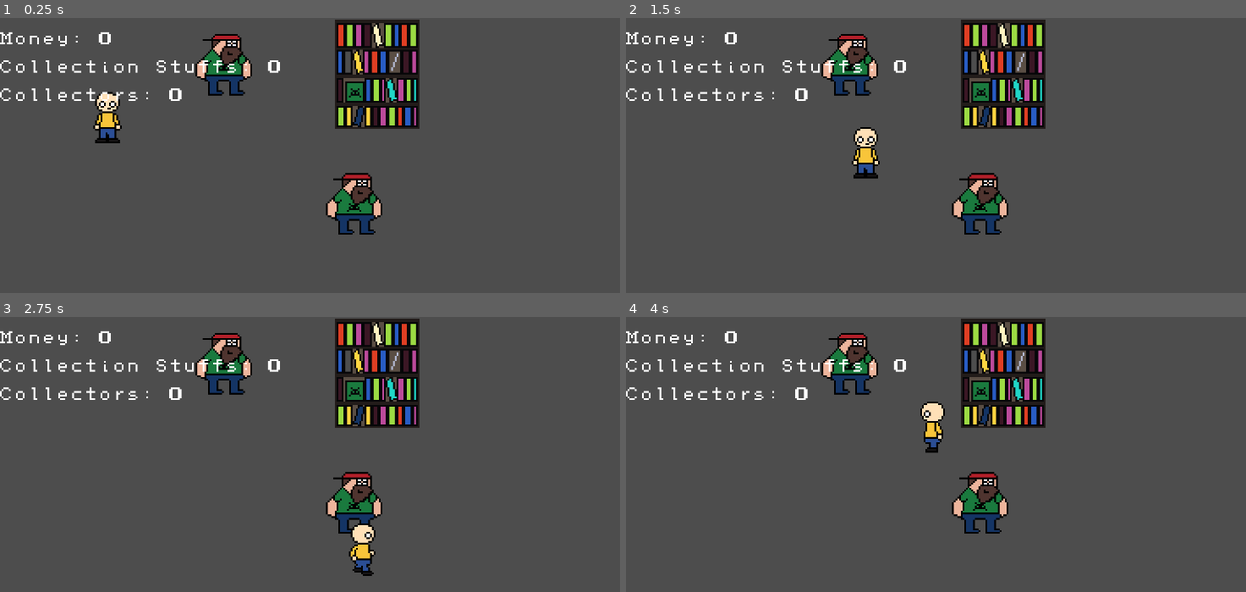
Above: before the commit, frames 1-4 (two rows, left to right).
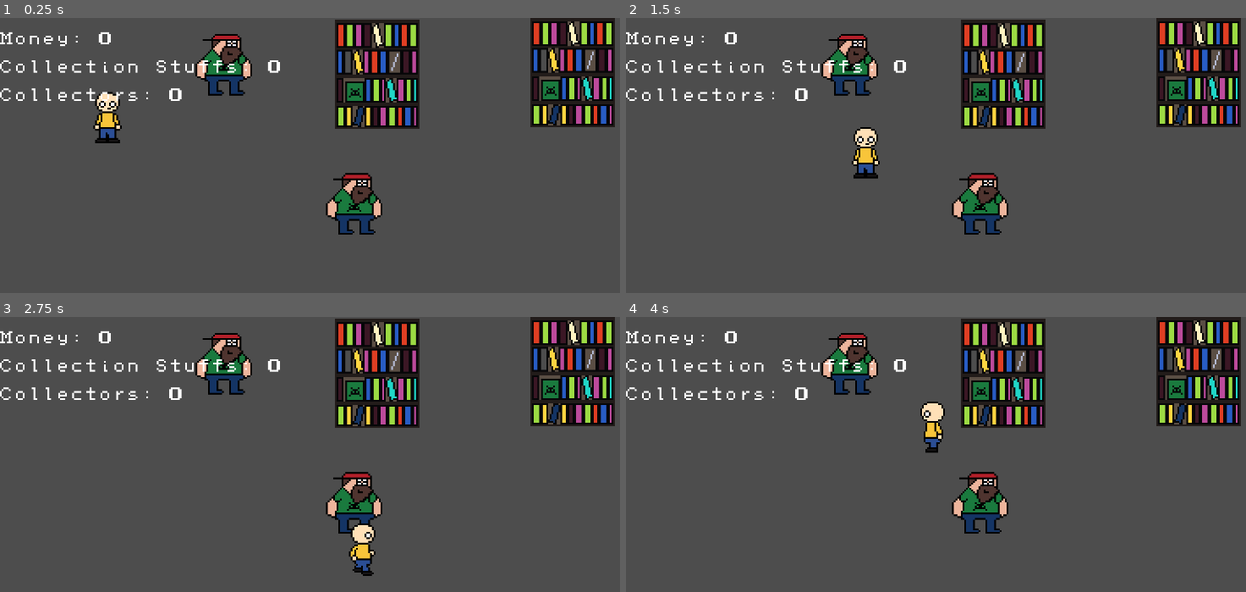
Above: after the commit, the same moments.

Repository: memoloop/ld58
Game: Godot game, scene res://scenes/game/game.tscn
Two runs of this game, one before a commit and one after it. Both use one fixed random seed, a clock stepped at 60 frames per second and the inputs below.
Inputs:
- Up to frame 1 (0.25 s): no input
- Up to frame 2 (1.5 s): tap Enter at 0.5 s; hold D (walk_right) 0.53-1.28 s; hold Space (interact) 0.53-1.28 s; hold S (walk_down) from 1.28 s (still down); tap Space (interact) at 1.35 s
- Up to frame 3 (2.75 s): release S (walk_down) at 2.03 s; hold D (walk_right) from 2.03 s (still down); hold Space (interact) from 2.03 s (still down)
- Up to frame 4 (4 s): release D (walk_right) at 2.78 s; release Space (interact) at 2.78 s; hold W (walk_up) 2.78-3.53 s; tap Space (interact) at 2.85 s; hold A (walk_left) from 3.53 s (still down); hold Space (interact) from 3.53 s (still down)

The runs differ from the first frame. In frame 1, 5.0% of the frame differs, in the area x 85-100%, y 0-40%; in frame 2, 5.0%; in frame 3, 5.0%; in frame 4, 5.0%.

Commit message:
Now the enlisted collectors can take stuffs on shelves

Diff:
--- a/scenes/characters/collector/collector.gd
+++ b/scenes/characters/collector/collector.gd
@@ -4,7 +4,12 @@
 var is_enlisted: bool = false
 var direction: Vector2 = Vector2.ZERO
 var speed: float = 80.0
+var gripping_speed: float = 10.0
+var can_grip: bool = false
 var player_position: Vector2 = Vector2.ZERO
+var shelf_position: Vector2 = Vector2.ZERO
+var target_shelf: Shelf = null
+var target: String = "nothing" # Can be "player" or "shelf"
 @export var money: int = 10
 
 @onready var animated_sprite: AnimatedSprite2D = $AnimatedSprite2D
@@ -16,15 +21,36 @@
         direction = Vector2.ZERO
 
     # Animation
-    animated_sprite.flip_h = direction.x < 0
+    if target == "player": animated_sprite.flip_h = direction.x < 0
     if direction.x != 0: animated_sprite.play("walk")
     else: animated_sprite.play("idle")
 
 func process_when_enlisted():
     # Follow the player by his direction
-    direction = (player_position - position).normalized()
+    if target == "player":
+        direction = (player_position - position).normalized()
+    elif target == "shelf":
+        direction = (shelf_position - position).normalized()
+
+    # Grip stuffs on shelf
+    if can_grip:
+        target_shelf.progress -= gripping_speed
+        if target_shelf.progress <= 0.0:
+            target = "player"
 
     # Apply velocity
     velocity.x = direction.x * speed
     velocity.y = direction.y * speed
     move_and_slide()
+
+func _on_shelf_research_area_body_entered(body: Node2D):
+    if is_enlisted and body is Shelf and target != "shelf":
+        if not body.is_empty:
+            target = "shelf"
+            shelf_position = body.global_position
+
+func _on_shelf_gripping_area_body_entered(body: Node2D):
+    if is_enlisted and target == "shelf" and body is Shelf:
+        if not body.is_empty:
+            target_shelf = body
+            can_grip = true
--- a/scenes/characters/collector/collector.tscn
+++ b/scenes/characters/collector/collector.tscn
@@ -53,6 +53,12 @@
 
 [sub_resource type="CircleShape2D" id="CircleShape2D_m6o3a"]
 
+[sub_resource type="CircleShape2D" id="CircleShape2D_6gguv"]
+radius = 59.0085
+
+[sub_resource type="CircleShape2D" id="CircleShape2D_13dae"]
+radius = 21.0
+
 [node name="Collector" type="CharacterBody2D"]
 motion_mode = 1
 script = ExtResource("1_6gguv")
@@ -66,3 +72,18 @@
 [node name="CollisionShape2D" type="CollisionShape2D" parent="."]
 position = Vector2(0, -10)
 shape = SubResource("CircleShape2D_m6o3a")
+
+[node name="ShelfResearchArea" type="Area2D" parent="."]
+
+[node name="CollisionShape2D" type="CollisionShape2D" parent="ShelfResearchArea"]
+position = Vector2(0, -10)
+shape = SubResource("CircleShape2D_6gguv")
+
+[node name="ShelfGrippingArea" type="Area2D" parent="."]
+
+[node name="CollisionShape2D" type="CollisionShape2D" parent="ShelfGrippingArea"]
+position = Vector2(0, -16)
+shape = SubResource("CircleShape2D_13dae")
+
+[connection signal="body_entered" from="ShelfResearchArea" to="." method="_on_shelf_research_area_body_entered"]
+[connection signal="body_entered" from="ShelfGrippingArea" to="." method="_on_shelf_gripping_area_body_entered"]
--- a/scenes/characters/player/player.gd
+++ b/scenes/characters/player/player.gd
@@ -68,6 +68,7 @@
 					collider.collision_mask = 2
 					collider.z_index = -1
 					collector_list.append(collider)
+					collider.target = "player"
 					Global.collectors += 1
 					Global.money += collider.money
 					Global.collection_stuffs -= 5
--- a/scenes/characters/shelf/shelf.gd
+++ b/scenes/characters/shelf/shelf.gd
@@ -10,5 +10,6 @@
 func _process(_delta):
     if not is_empty and progress <= 0.0:
         is_empty = true
+        progress = 0.0
         sprite.region_rect = Rect2(48, 0, 48, 62)
         Global.collection_stuffs += collection_stuffs
--- a/scenes/game/game.tscn
+++ b/scenes/game/game.tscn
@@ -22,4 +22,7 @@
 [node name="Shelf" parent="YSort" instance=ExtResource("3_0sr1o")]
 position = Vector2(214, 63)
 
+[node name="Shelf2" parent="YSort" instance=ExtResource("3_0sr1o")]
+position = Vector2(325, 62)
+
 [node name="HUD" parent="." instance=ExtResource("4_kelw5")]
--- a/scenes/hud/hud.gd
+++ b/scenes/hud/hud.gd
@@ -5,6 +5,6 @@
 @onready var collector_label: Label = $CollectorLabel
 
 func _process(_delta):
-	money_label.text = "Money: " + str(Global.money)
-	collection_stuff_label.text = "Collection Stuffs: " + str(Global.collection_stuffs)
-	collector_label.text = "Collectors: " + str(Global.collectors)
+    money_label.text = "Money: " + str(Global.money)
+    collection_stuff_label.text = "Collection Stuffs: " + str(Global.collection_stuffs)
+    collector_label.text = "Collectors: " + str(Global.collectors)
Not shown: 1 places in scenes/characters/collector/collector.tscn that only renumber resources
